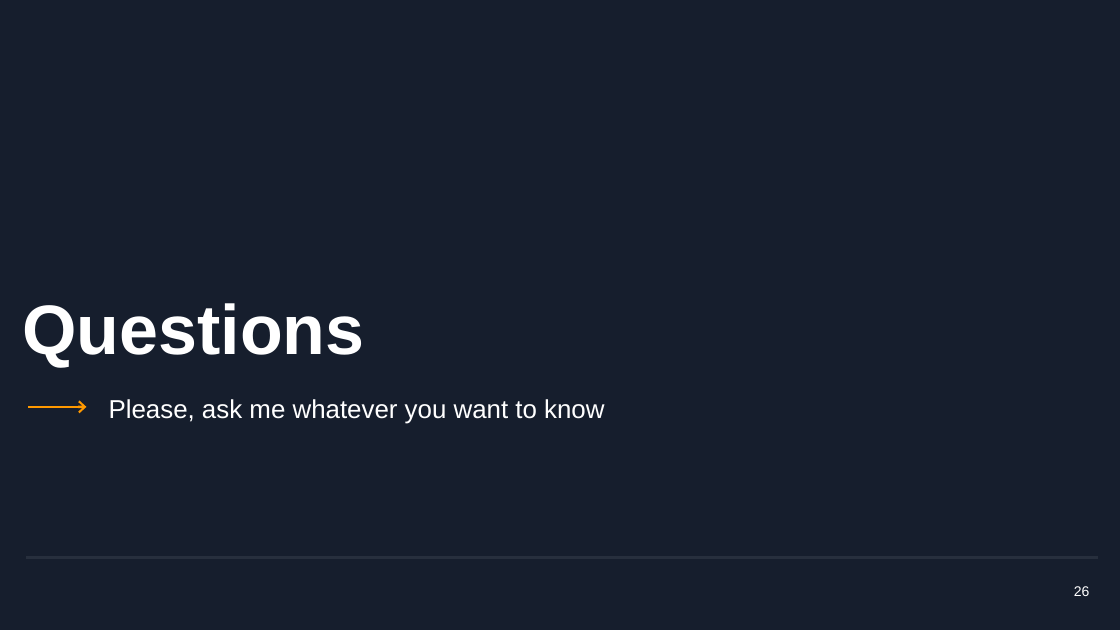
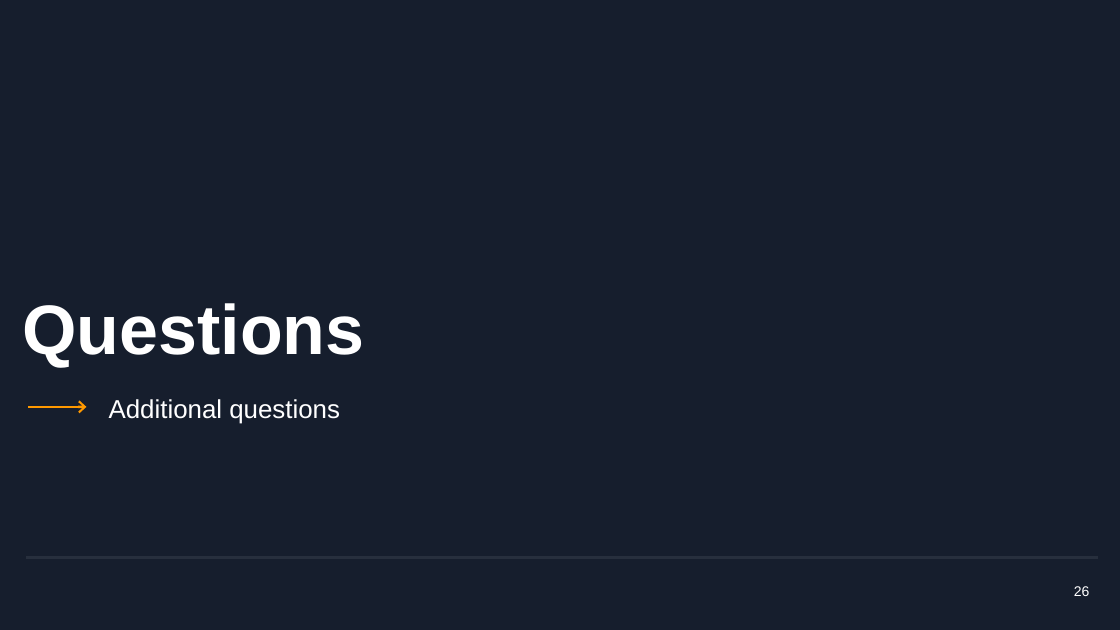
Before and after one commit to mcrucovschii/SmallEnvironment, a slide deck: slide 26 of Crucovschii-AWS-SmallEnvironment.pptx. Drawn at 1120x630 pixels with LibreOffice and Linux fonts; fonts in the diff are those of the drawing; background and template pictures are left out. Boxes give left, top, right and bottom in pixels: in the first picture for what was removed or moved away, otherwise in the second. Text is boxed around its words. In the diff, an @@ line names an element or a change of style, - is before the commit and + after.

```diff
--- a/Crucovschii-AWS-SmallEnvironment.pptx
+++ b/Crucovschii-AWS-SmallEnvironment.pptx
@@ subtitle at (x1=109, y1=399, x2=340, y2=424): text changed @@
-Please, ask me whatever you want to know
+Additional questions
```
Also in this commit, not shown: 10 other slides changed, 4 slides added, 1 other file.
